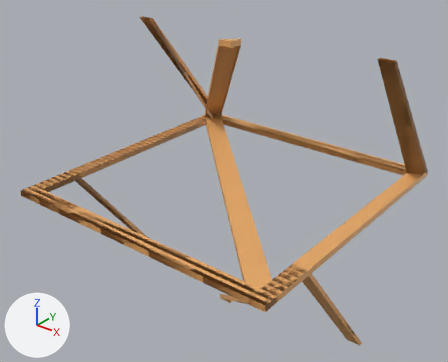
The FBX model Assets/Art/Meshes/PrototypeMeshes/Path/Path.fbx, before and after one commit.
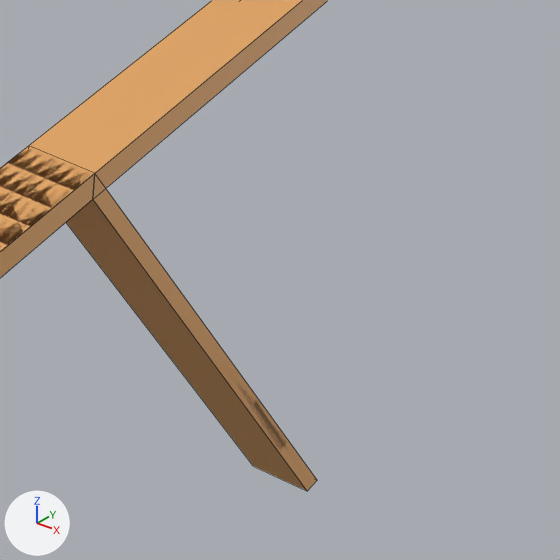
The first picture shows the older version from a 50 mm camera at (2.38, -3.05, 1.91) aimed at (-0.01, -0.06, 0.05). The close-ups show both versions on the part from 64% to 94% of the width and 63% to 100% of the height of that picture; other places that the commit changed are outside them. The lights are fixed; the arrows at lower left show +X, +Y and +Z. The close-ups show mesh edges as thin lines. Where no turn or scale is listed for an object, it has been applied to the vertices.

In view in the first close-up: 'Path_AlsoDown', 'Path_DownFull', 'Path_Full'.
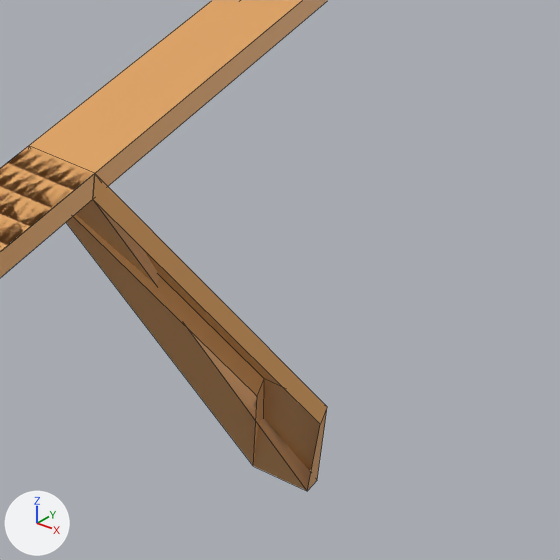
Patch to the scene script:
```diff
--- a/Assets/Art/Meshes/PrototypeMeshes/Path/Path.fbx.py
+++ b/Assets/Art/Meshes/PrototypeMeshes/Path/Path.fbx.py
@@ me_plane_007 @@
 me_plane_007.from_pydata(...)  # 12 vertices, 7 faces; spans x 0.9..1.0, y -1.0..0.217, z -1.0..0.04
 # used by ob_path_alsodown; location = (0.0, 0.0, 0.0)
 # verts and faces of me_plane_007; kept vertices keep their numbers, new ones are numbered from 12
 # before: 0 (1.0, -0.6, 0.04) at pixel (94, 173), 1 (0.9, 0.217, -1.0), 2 (0.9, -0.6, 0.04) at pixel (28, 145), 3 (1.0, -0.6, 0.0) at pixel (92, 199), 4 (0.9, 0.182, -1.0) at pixel (253, 466)
 # before: 5 (0.9, -0.6, 0.0), 6 (1.0, 0.217, -1.0) at pixel (317, 480), 7 (1.0, 0.182, -1.0) at pixel (307, 491)
+# me_plane_007 part 1
+delete_faces([(0, 6, 1, 2), (0, 3, 7, 6), (1, 4, 5, 2)])
+verts[12] = (1.188, -0.223, -0.475)  # pixel (327, 406)
+verts[13] = (1.188, -0.241, -0.495)  # pixel (320, 424)
+verts[14] = (1.088, -0.241, -0.495)  # pixel (257, 396)
+verts[15] = (1.088, -0.223, -0.475)  # pixel (264, 378)
+faces += [(1, 15, 12, 6), (0, 3, 13, 12), (2, 15, 14, 5), (1, 4, 14, 15), (6, 12, 13, 7), (0, 12, 15, 2)]
 me_plane_007.materials.append(mat_path)
```

What differs and where, as boxes [x1, y1, x2, y2] in the close-ups (560 x 560 px):
'Path_AlsoDown', reshaped: before [0, 146, 317, 491]; after [0, 146, 327, 491]
part 1 of me_plane_007, built on: before [99, 205, 317, 491]; after [73, 174, 327, 491]
